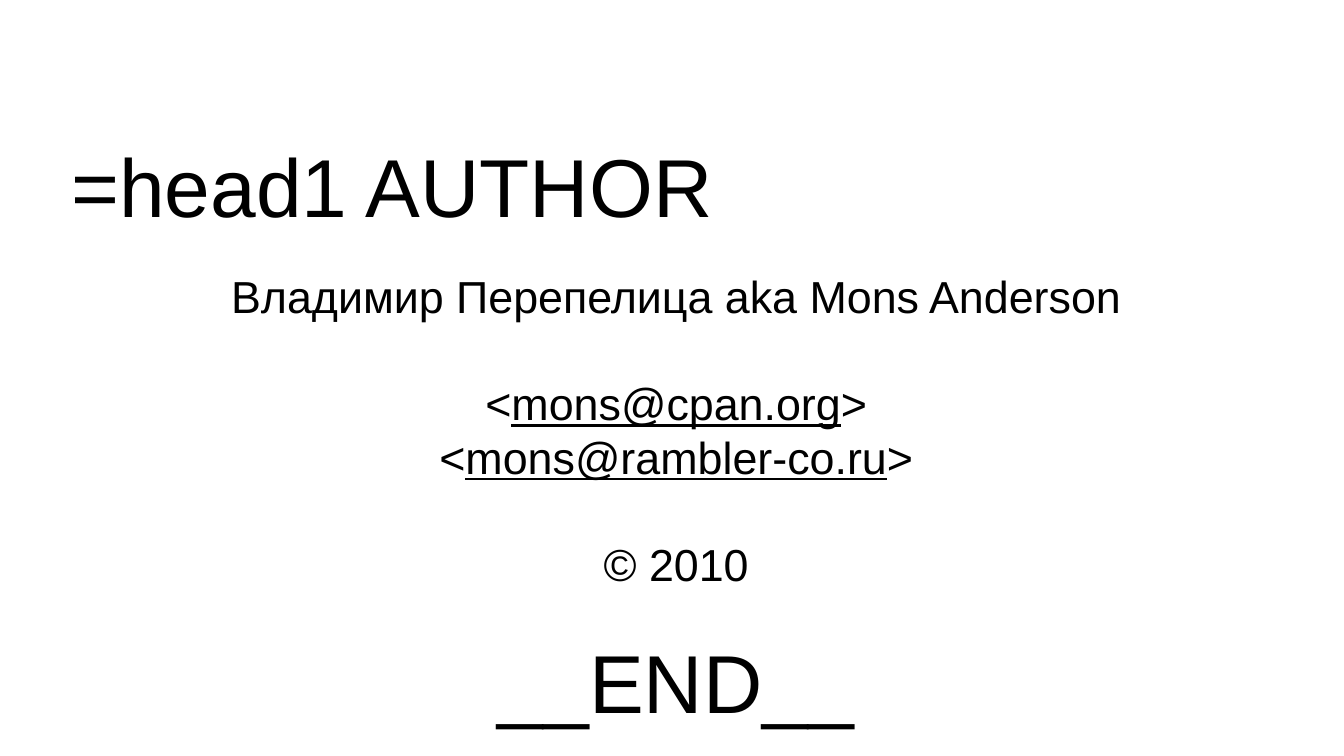
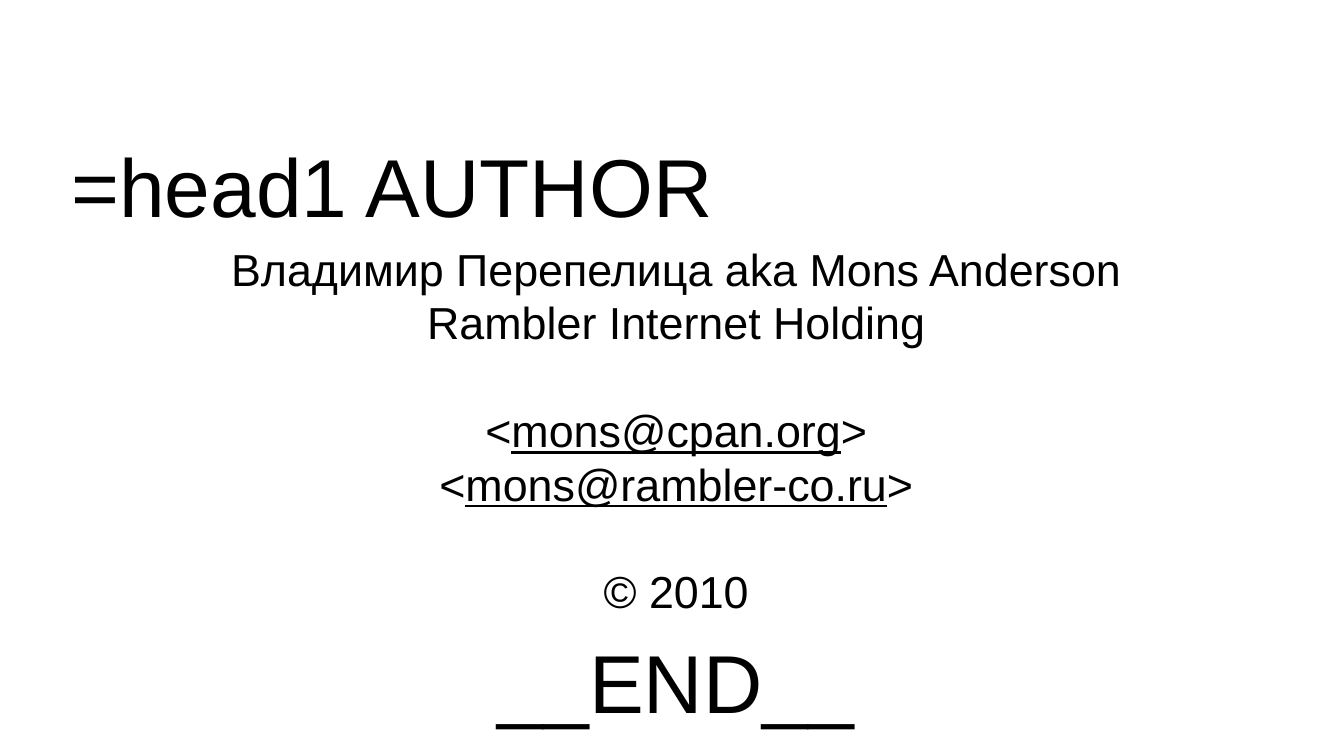
Before and after one commit to Mons/perl-ex, a slide deck: slide 50 of drafts/AE-Highload.odp (slide 49 before the commit). Drawn at 1344x756 pixels with LibreOffice and Linux fonts; fonts in the diff are those of the drawing; background and template pictures are left out. Boxes give left, top, right and bottom in pixels: in the first picture for what was removed or moved away, otherwise in the second. Text is boxed around its words. In the diff, an @@ line names an element or a change of style, - is before the commit and + after.

```diff
--- a/drafts/AE-Highload.odp
+++ b/drafts/AE-Highload.odp
@@ subtitle at (427, 306, 925, 348): paragraph added @@
+Rambler Internet Holding
```
Also in this commit, not shown: 19 other slides changed, 1 slide added.
